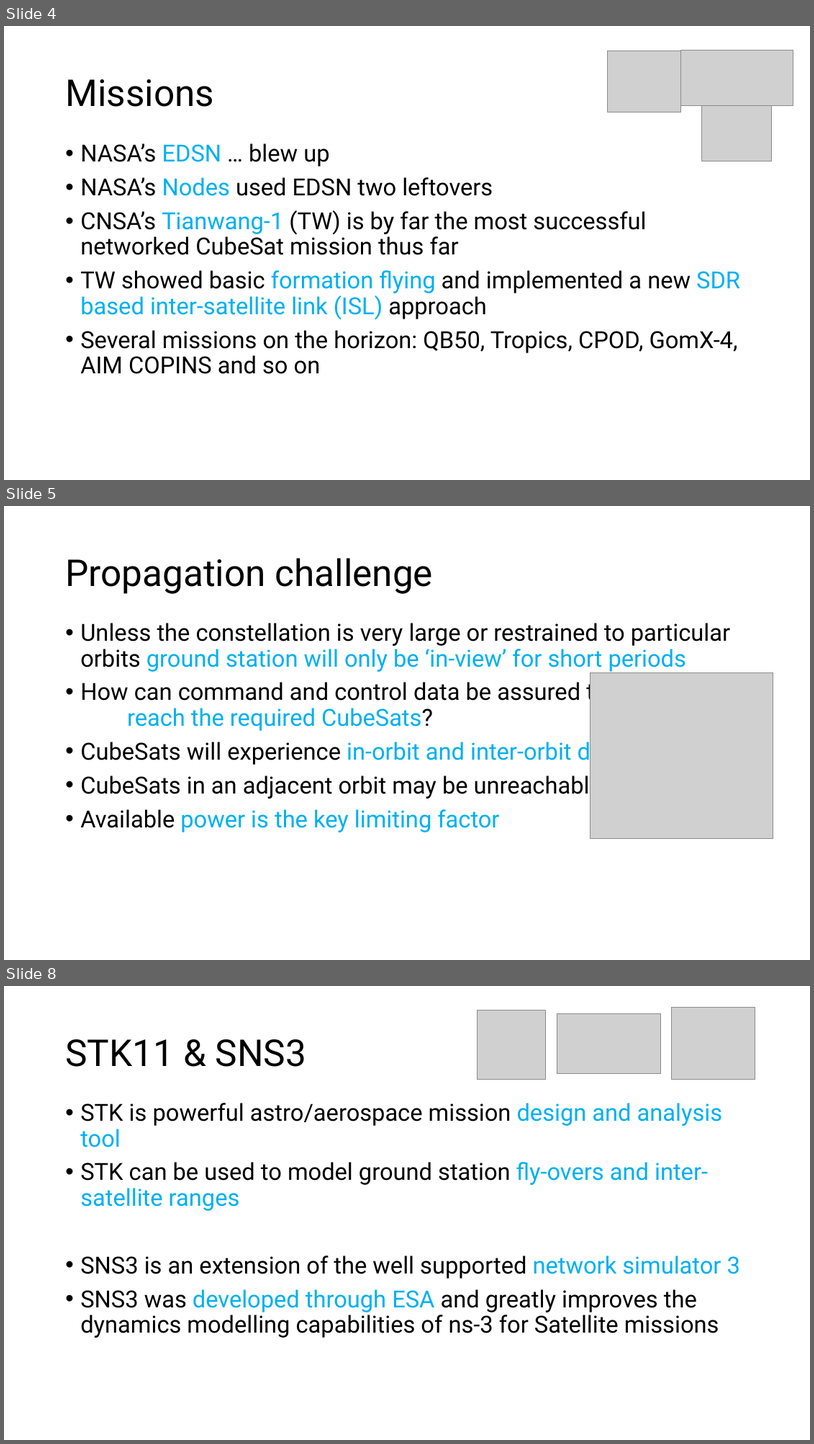
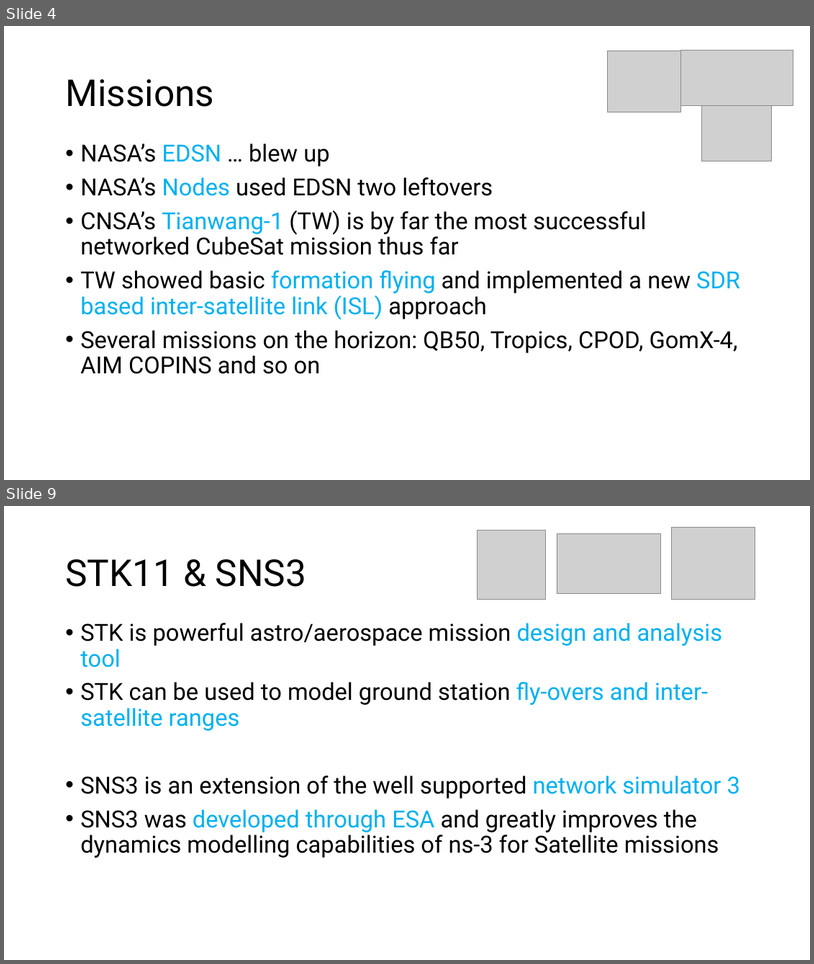
Before and after one commit to StarStuffSteve/masters-research-project, a slide deck: Proposal/Revised Research Proposal - Draft.pptx. Shown one above the other, each under a label of ours: slides 4, 5 and 8 before the commit, slides 4 and 9 after it; the slides between them are not shown. The pictures are 814x1444 and 814x964 pixels, drawn with LibreOffice and Linux fonts; fonts in the diff are those of the drawing; grey boxes stand for pictures; background and template pictures are left out. Boxes give left, top, right and bottom in pixels: in the first picture for what was removed or moved away, otherwise in the second. Text is boxed around its words. In the diff, an @@ line names an element or a change of style, - is before the commit and + after.

```diff
--- a/Proposal/Revised Research Proposal - Draft.pptx
+++ b/Proposal/Revised Research Proposal - Draft.pptx
@@ slide 5 removed at (4, 506, 810, 960), background picture (left out) @@
@@ title removed at (65, 558, 433, 594) @@
-Propagation challenge
@@ text removed at (80, 623, 730, 832) @@
-• Unless the constellation is very large or restrained to particular orbits ground station will only be ‘in-view’ for short periods
-• How can command and control data be assured to reach the required CubeSats?
-• CubeSats will experience in-orbit and inter-orbit drift
-• CubeSats in an adjacent orbit may be unreachable
-• Available power is the key limiting factor
@@ picture removed at (591, 672, 774, 838) @@
@@ what was slide 8 is now slide 9 @@
```
Also in this commit, not shown: 5 slides changed, 2 slides added.
